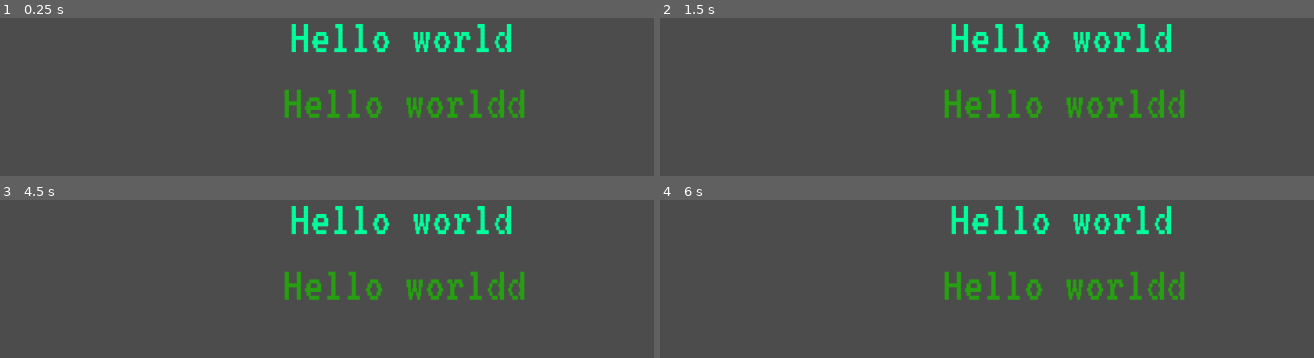
Above: before the commit, frames 1-4 (two rows, left to right).
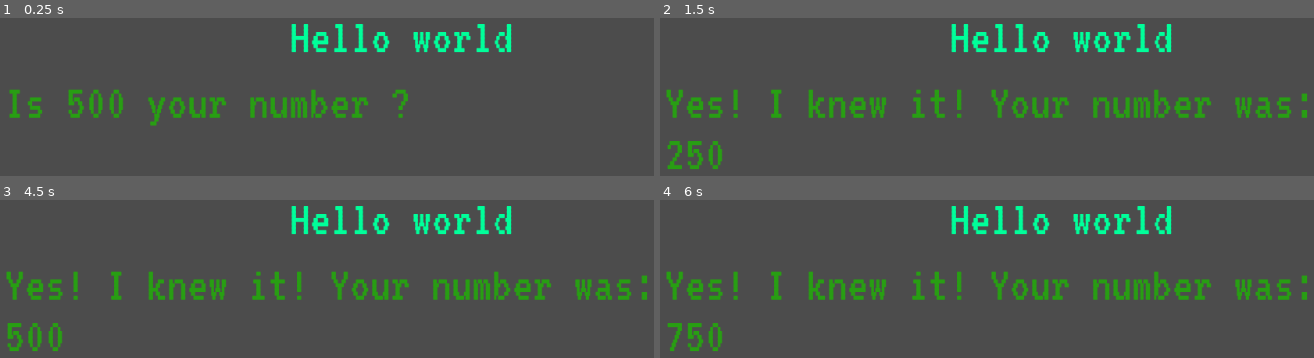
Above: after the commit, the same moments.

Repository: RockNCode/godot_number_guess
Game: Godot game, scene res://Game.tscn
The game is run twice, just before and just after one commit, with the same random seed, the same clock (stepped at 60 frames per second) and the same inputs.
Inputs:
- Up to frame 1 (0.25 s): no input
- Up to frame 2 (1.5 s): tap Enter at 0.5 s; hold Up (up) 0.53-1.28 s; tap Space (space) at 0.6, 1.25, 1.35 s; hold Down (down) from 1.28 s (still down)
- Up to frame 3 (4.5 s): tap Enter at 2, 3.5 s; release Down (down) at 2.03 s; hold Up (up) 2.03-3.53 s; tap Space (space) at 2.1, 2.75, 2.85, 3.6, 4.25, 4.35 s; hold Down (down) from 3.53 s (still down)
- Up to frame 4 (6 s): tap Space (space) at 5.1, 5.85 s; release Down (down) at 5.78 s; hold Up (up) from 5.78 s (still down)

The runs differ from the first frame. In frame 1, 5.0% of the frame differs, in the area x 1-81%, y 44-69%; in frame 2, 6.8%; in frame 3, 6.9%, in the area x 0-99%, y 44-96%; in frame 4, 6.8%.

Commit message:
Game on UI.

Diff:
--- a/Game.gd
+++ b/Game.gd
@@ -4,6 +4,7 @@
 var min_guessed = 0
 var max_guessed = 1000
 var ended = false
+onready var message = $Message
 
 func _ready():
 	guess = ( min_guessed + max_guessed ) / 2
@@ -12,7 +13,8 @@
 	print("--------------------------")
 	print("Hello from Number Guesser!")
 	print("I'll guess any number that you can think between 0 and 1000")
-	print("Is " + str(guess) + "your number ? ")
+	print("Is " + str(guess) + " your number ? ")
+	message.text = "Is " + str(guess) + " your number ? "
 	pass
 
 func _process(delta):
@@ -38,10 +40,12 @@
 	guess = (min_guessed + max_guessed ) / 2
 
 	print("Is " + str(guess) + " your number ? ")
+	message.text = "Is " + str(guess) + "your number ? "
 
 func _end_game():
 	ended = true
 	print("Yes! I knew it! Your number was: " + str(guess) )
+	message.text = "Yes! I knew it! Your number was: " + str(guess)
 
 func _restart_game():
 	get_tree().reload_current_scene()
--- a/Game.tscn
+++ b/Game.tscn
@@ -44,10 +44,10 @@
 anchor_top = 0.0
 anchor_right = 0.0
 anchor_bottom = 0.0
-margin_left = 435.0
+margin_left = 79.0
 margin_top = 122.0
-margin_right = 818.0
-margin_bottom = 249.0
+margin_right = 994.0
+margin_bottom = 307.0
 rect_pivot_offset = Vector2( 0, 0 )
 rect_clip_content = true
 mouse_filter = 0
